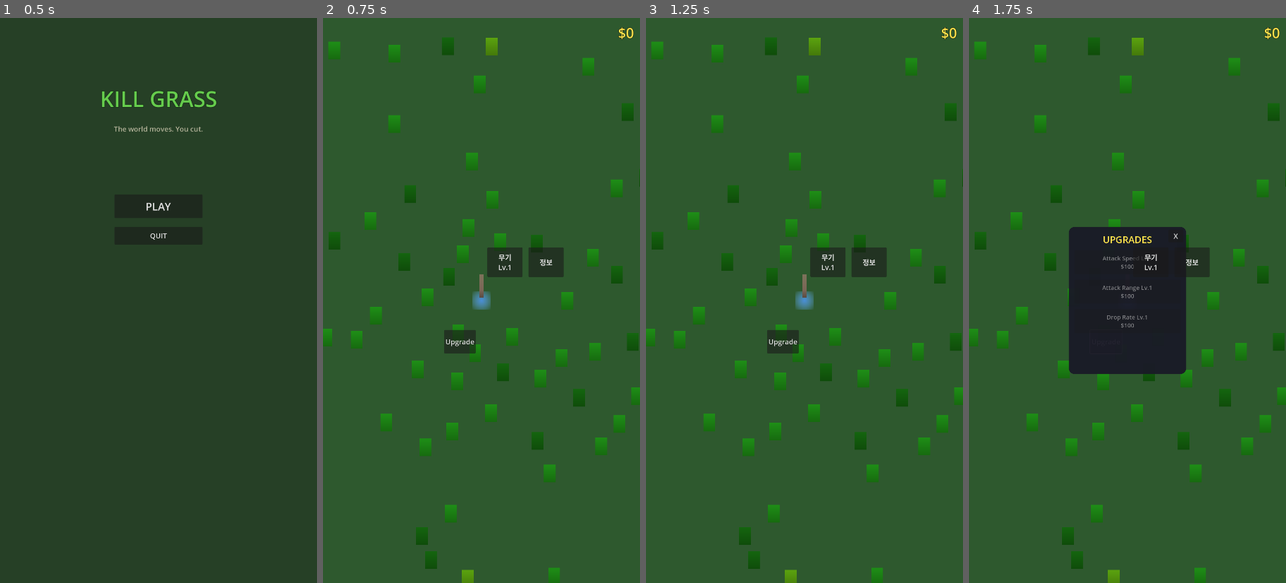
Above: before the commit, frames 1-4 (left to right).
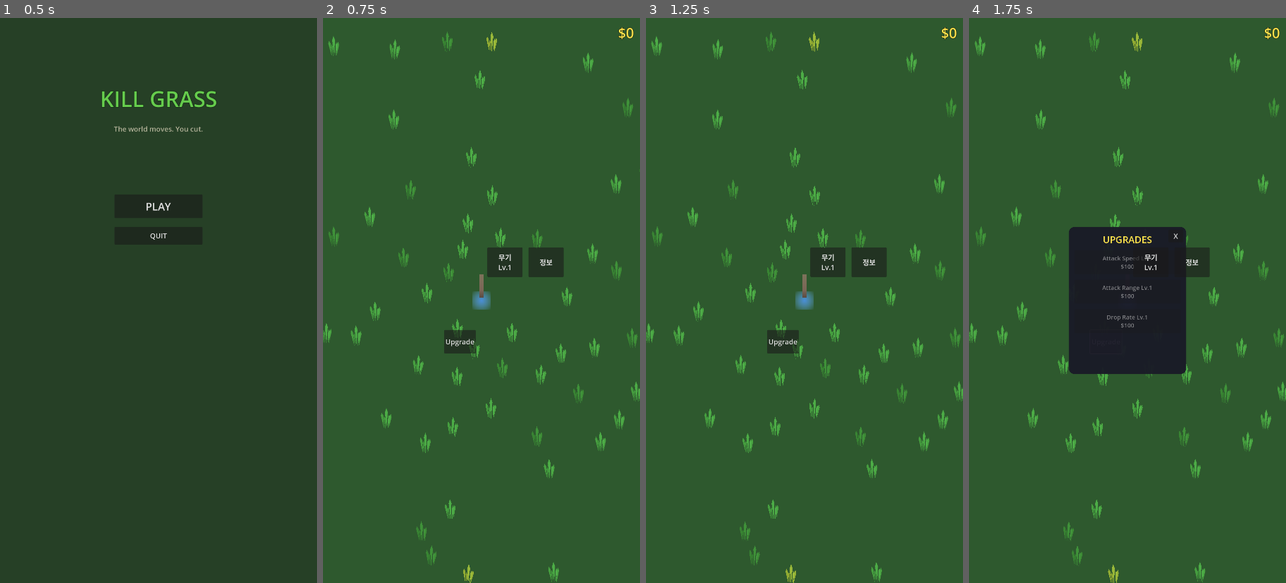
Above: after the commit, the same moments.

Repository: yellyB/game-kill_grass
Game: Godot game, scene res://scenes/ui/main_menu.tscn
Same seed, same stepped clock (60 frames per second), same inputs: the game is played once before the commit and once after it.
Inputs:
- Up to frame 1 (0.5 s): no input
- Up to frame 2 (0.75 s): click "PLAY" at 0.5 s
- Up to frame 3 (1.25 s): no input
- Up to frame 4 (1.75 s): click "Upgrade" at 1.25 s

Frame 1 is identical in both runs. In frame 2, 6.1% of the frame differs, in the area x 0-100%, y 2-100%; in frame 3, 6.1%; in frame 4, 5.1%.

Commit message:
Improve grass visuals with polygon blades
- Replace rectangular sprite with 5 pointed grass blades
- Add gentle swaying animation with random offset
- Different heights and angles for natural look
- Flatten and tilt grass when cut
- Elastic grow animation on regeneration

Co-Authored-By: Claude Opus 4.5 <noreply@anthropic.com>

Diff:
--- a/scenes/world/grass.tscn
+++ b/scenes/world/grass.tscn
@@ -1,20 +1,9 @@
-[gd_scene load_steps=6 format=3 uid="uid://cgrass123"]
+[gd_scene load_steps=4 format=3 uid="uid://cgrass123"]
 
 [ext_resource type="Script" path="res://scripts/grass.gd" id="1_grass"]
 
 [sub_resource type="RectangleShape2D" id="RectangleShape2D_grass"]
-size = Vector2(40, 60)
-
-[sub_resource type="Gradient" id="Gradient_grass"]
-colors = PackedColorArray(0.3, 0.6, 0.2, 1, 0.4, 0.8, 0.3, 1)
-
-[sub_resource type="GradientTexture2D" id="GradientTexture2D_grass"]
-width = 40
-height = 60
-gradient = SubResource("Gradient_grass")
-fill = 0
-fill_from = Vector2(0.5, 1)
-fill_to = Vector2(0.5, 0)
+size = Vector2(30, 50)
 
 [sub_resource type="Gradient" id="Gradient_particle"]
 colors = PackedColorArray(0.4, 0.8, 0.3, 1, 0.2, 0.5, 0.1, 0)
@@ -37,13 +26,40 @@
 monitorable = true
 script = ExtResource("1_grass")
 
-[node name="Sprite2D" type="Sprite2D" parent="."]
-modulate = Color(0.3, 0.7, 0.3, 1)
-position = Vector2(0, -20)
-texture = SubResource("GradientTexture2D_grass")
+[node name="GrassVisual" type="Node2D" parent="."]
+position = Vector2(0, 0)
+
+[node name="Blade1" type="Polygon2D" parent="GrassVisual"]
+position = Vector2(-8, 0)
+rotation = -0.15
+color = Color(0.25, 0.55, 0.2, 1)
+polygon = PackedVector2Array(0, 0, -4, -45, 0, -55, 4, -45)
+
+[node name="Blade2" type="Polygon2D" parent="GrassVisual"]
+position = Vector2(0, 0)
+color = Color(0.3, 0.65, 0.25, 1)
+polygon = PackedVector2Array(0, 0, -5, -55, 0, -70, 5, -55)
+
+[node name="Blade3" type="Polygon2D" parent="GrassVisual"]
+position = Vector2(8, 0)
+rotation = 0.15
+color = Color(0.28, 0.6, 0.22, 1)
+polygon = PackedVector2Array(0, 0, -4, -40, 0, -50, 4, -40)
+
+[node name="Blade4" type="Polygon2D" parent="GrassVisual"]
+position = Vector2(-4, 0)
+rotation = -0.08
+color = Color(0.22, 0.5, 0.18, 1)
+polygon = PackedVector2Array(0, 0, -3, -35, 0, -42, 3, -35)
+
+[node name="Blade5" type="Polygon2D" parent="GrassVisual"]
+position = Vector2(5, 0)
+rotation = 0.1
+color = Color(0.32, 0.68, 0.28, 1)
+polygon = PackedVector2Array(0, 0, -3, -38, 0, -48, 3, -38)
 
 [node name="CollisionShape2D" type="CollisionShape2D" parent="."]
-position = Vector2(0, -20)
+position = Vector2(0, -25)
 shape = SubResource("RectangleShape2D_grass")
 
 [node name="RegenTimer" type="Timer" parent="."]
@@ -51,9 +67,9 @@
 one_shot = true
 
 [node name="CutParticles" type="GPUParticles2D" parent="."]
-position = Vector2(0, -20)
+position = Vector2(0, -30)
 emitting = false
-amount = 8
+amount = 12
 process_material = SubResource("ParticleProcessMaterial_cut")
 lifetime = 0.5
 one_shot = true
--- a/scripts/grass.gd
+++ b/scripts/grass.gd
@@ -4,7 +4,7 @@
 
 @export var grass_data: GrassData
 
-@onready var sprite: Sprite2D = $Sprite2D
+@onready var grass_visual: Node2D = $GrassVisual
 @onready var collision: CollisionShape2D = $CollisionShape2D
 @onready var regen_timer: Timer = $RegenTimer
 @onready var particles: GPUParticles2D = $CutParticles
@@ -12,17 +12,26 @@
 var current_health: int = 1
 var is_cut: bool = false
 var camera: Camera2D = null
+var sway_offset: float = 0.0
+var base_colors: Array[Color] = []
 
 func _ready() -> void:
 	add_to_group("grass")
 	collision.disabled = false
+
+	# Random sway offset for variety
+	sway_offset = randf() * TAU
+
+	# Store base colors
+	for blade in grass_visual.get_children():
+		if blade is Polygon2D:
+			base_colors.append(blade.color)
 
 	if grass_data:
 		current_health = grass_data.max_health
 		regen_timer.wait_time = grass_data.regen_time
 		update_visual()
 	else:
-		# Default values if no data
 		current_health = 1
 		regen_timer.wait_time = 5.0
 
@@ -31,6 +40,15 @@
 	# Find camera for shake effect
 	await get_tree().process_frame
 	camera = get_tree().get_first_node_in_group("camera")
+
+func _process(delta: float) -> void:
+	if is_cut:
+		return
+
+	# Gentle swaying animation
+	sway_offset += delta * 2.0
+	var sway = sin(sway_offset) * 0.05
+	grass_visual.rotation = sway
 
 func take_damage(amount: int) -> void:
 	if is_cut:
@@ -41,43 +59,37 @@
 	if current_health <= 0:
 		cut()
 	else:
-		# Visual feedback for damage
 		flash_damage()
 
 func cut() -> void:
 	is_cut = true
 	collision.set_deferred("disabled", true)
 
-	# Visual feedback
 	play_cut_effect()
 
-	# Calculate drop value
 	var drop_value = calculate_drop()
 	if drop_value > 0:
 		GameManager.add_money(drop_value)
 
-	# Add combo
 	GameManager.add_combo()
-
-	# Time scale effect
 	apply_hitstop()
 
-	# Camera shake
 	if camera and camera.has_method("shake"):
 		camera.shake(0.3)
 
-	# Change sprite to cut state
+	# Change to cut state - flatten and brown
+	var cut_color = Color(0.5, 0.4, 0.2)
 	if grass_data:
-		sprite.modulate = grass_data.cut_color
-	else:
-		sprite.modulate = Color(0.5, 0.4, 0.2)
+		cut_color = grass_data.cut_color
 
-	sprite.scale = Vector2(0.8, 0.3)
+	for blade in grass_visual.get_children():
+		if blade is Polygon2D:
+			blade.color = cut_color
 
-	# Emit signal
+	grass_visual.scale = Vector2(1.2, 0.3)
+	grass_visual.rotation = randf_range(-0.3, 0.3)
+
 	grass_cut.emit(self, drop_value)
-
-	# Start regen timer
 	regen_timer.start()
 
 func calculate_drop() -> int:
@@ -97,10 +109,9 @@
 	if particles:
 		particles.emitting = true
 
-	# Quick scale animation
 	var tween = create_tween()
-	tween.tween_property(sprite, "scale", Vector2(1.2, 0.5), 0.05)
-	tween.tween_property(sprite, "scale", Vector2(0.8, 0.3), 0.1)
+	tween.tween_property(grass_visual, "scale", Vector2(1.4, 0.2), 0.05)
+	tween.tween_property(grass_visual, "scale", Vector2(1.2, 0.3), 0.1)
 
 func apply_hitstop() -> void:
 	Engine.time_scale = 0.7
@@ -108,7 +119,9 @@
 	Engine.time_scale = 1.0
 
 func flash_damage() -> void:
-	sprite.modulate = Color.WHITE
+	for blade in grass_visual.get_children():
+		if blade is Polygon2D:
+			blade.color = Color.WHITE
 	await get_tree().create_timer(0.05).timeout
 	update_visual()
 
@@ -127,15 +140,25 @@
 	update_visual()
 
 	# Grow animation
-	sprite.scale = Vector2(0.1, 0.1)
+	grass_visual.scale = Vector2(0.1, 0.1)
+	grass_visual.rotation = 0
 	var tween = create_tween()
 	tween.set_ease(Tween.EASE_OUT)
 	tween.set_trans(Tween.TRANS_ELASTIC)
-	tween.tween_property(sprite, "scale", Vector2(1, 1), 0.4)
+	tween.tween_property(grass_visual, "scale", Vector2(1, 1), 0.4)
 
 func update_visual() -> void:
-	if grass_data:
-		sprite.modulate = grass_data.color
-	else:
-		sprite.modulate = Color(0.3, 0.7, 0.3)
-	sprite.scale = Vector2(1, 1)
+	grass_visual.scale = Vector2(1, 1)
+	grass_visual.rotation = 0
+
+	var i = 0
+	for blade in grass_visual.get_children():
+		if blade is Polygon2D:
+			if grass_data:
+				# Tint based on grass_data color
+				var base = base_colors[i] if i < base_colors.size() else Color(0.3, 0.6, 0.25)
+				blade.color = base.lerp(grass_data.color, 0.5)
+			else:
+				if i < base_colors.size():
+					blade.color = base_colors[i]
+			i += 1
